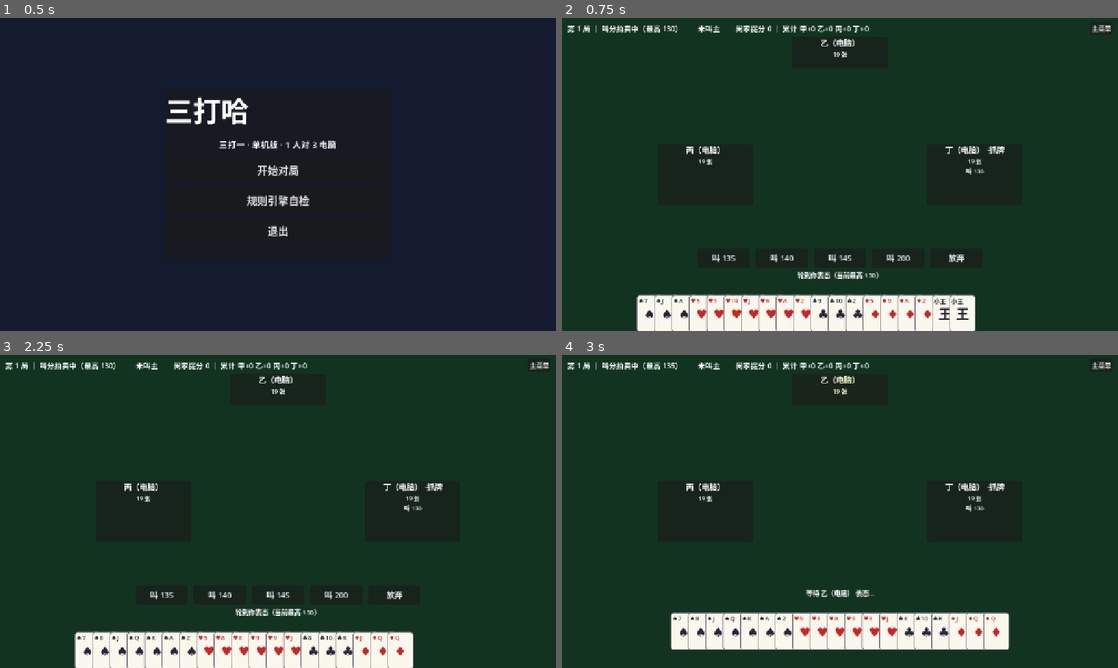
Above: before the commit, frames 1-4 (two rows, left to right).
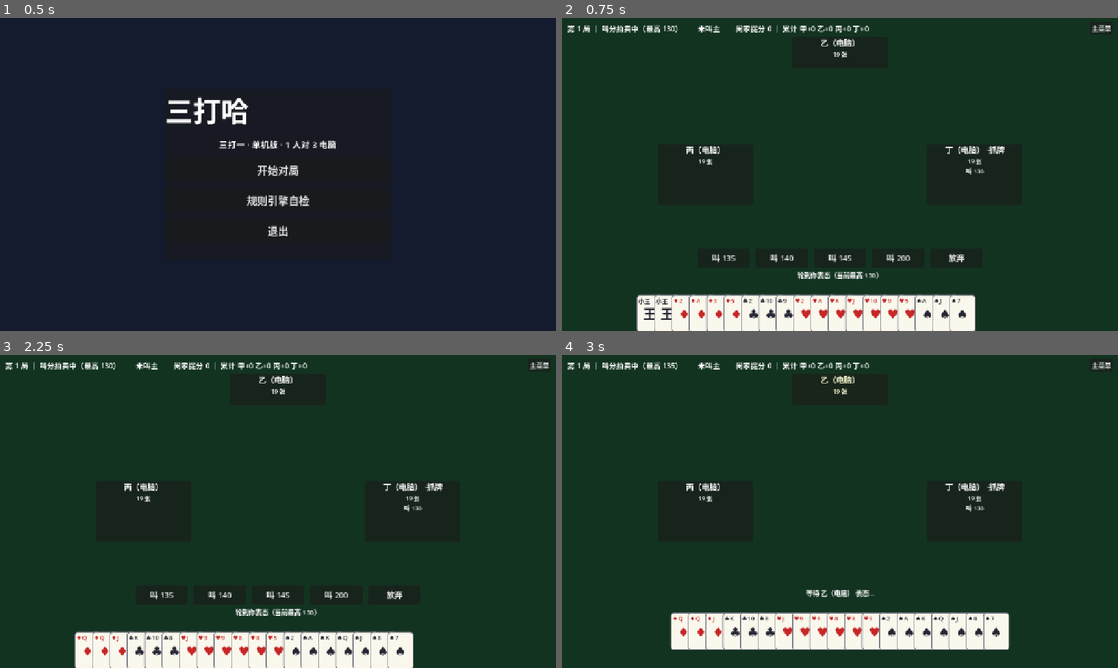
Above: after the commit, the same moments.

Repository: longy1/three-beat-one
Game: Godot game, scene res://scenes/main_menu.tscn
Two runs of this game, one before a commit and one after it. Both use one fixed random seed, a clock stepped at 60 frames per second and the inputs below.
Inputs:
- Up to frame 1 (0.5 s): no input
- Up to frame 2 (0.75 s): click "开始对局" at 0.5 s
- Up to frame 3 (2.25 s): click "主菜单" at 1.25 s; click "开始对局" at 2 s
- Up to frame 4 (3 s): click "叫 135" at 2.75 s

Frame 1 is identical in both runs. In frame 2, 1.0% of the frame differs, in the area x 13-74%, y 89-97%; in frame 3, 0.6%; in frame 4, 0.6%.

Commit message:
ui: 手牌改为从左往右排列（主牌组最左，大王居首）

Diff:
--- a/scripts/game_table.gd
+++ b/scripts/game_table.gd
@@ -415,26 +415,26 @@
 			child.text = "确认扣底（%d/8）" % selected.size()
 
 
-## 手牌排序键（小 = 靠左）：主副 → 花色 → 点数大小。
-## 主牌类居最右（组内按 3.1 牌力，大王最右）；副花色按 ♥→♣→♦ 分组自右向左排布，
-## 组内点数小者靠左、大者靠右（A 贴近主牌组）。整个顺序即"从右往左"阅读：
-## 主牌 → ♦ → ♣ → ♥（若主为其中一门，则该门移入主牌组，其余按花色值顺延）。
+## 手牌排序键（用于降序显示）：主副 → 花色 → 点数大小。
+## 主牌类居最左（组内按 3.1 牌力，大王最左）；副花色按 ♥→♣→♦ 依次向右分组，
+## 组内点数大者靠左（A 贴近主牌组）。整个顺序即"从左往右"阅读：
+## 主牌 → ♥ → ♣ → ♦（若主为其中一门，则该门移入主牌组，其余按花色值顺延）。
 static func _hand_order_key(card: Card, trump: TrumpInfo) -> Array:
 	if trump != null and trump.is_trump(card):
-		# 主牌类（含常主，3.3 脱离原花色）：组内按牌力升序
+		# 主牌类（含常主，3.3 脱离原花色）：组内按牌力序
 		return [2, 0, trump.card_power(card)]
 	if trump == null:
 		# 叫主前：纯花色分组
 		return [1, card.suit, card.rank]
-	# 副牌：花色分组，组内点数升序
+	# 副牌：花色分组，组内点数序
 	return [0, card.suit, card.rank]
 
 
-## 返回显示顺序（从左到右）的手牌数组
+## 返回显示顺序（从左到右，键降序）的手牌数组
 static func sort_hand_for_display(cards: Array, trump: TrumpInfo) -> Array:
 	var ordered := cards.duplicate()
 	ordered.sort_custom(func(a: Card, b: Card) -> bool:
-		return _hand_order_key(a, trump) < _hand_order_key(b, trump))
+		return _hand_order_key(a, trump) > _hand_order_key(b, trump))
 	return ordered
 
 
